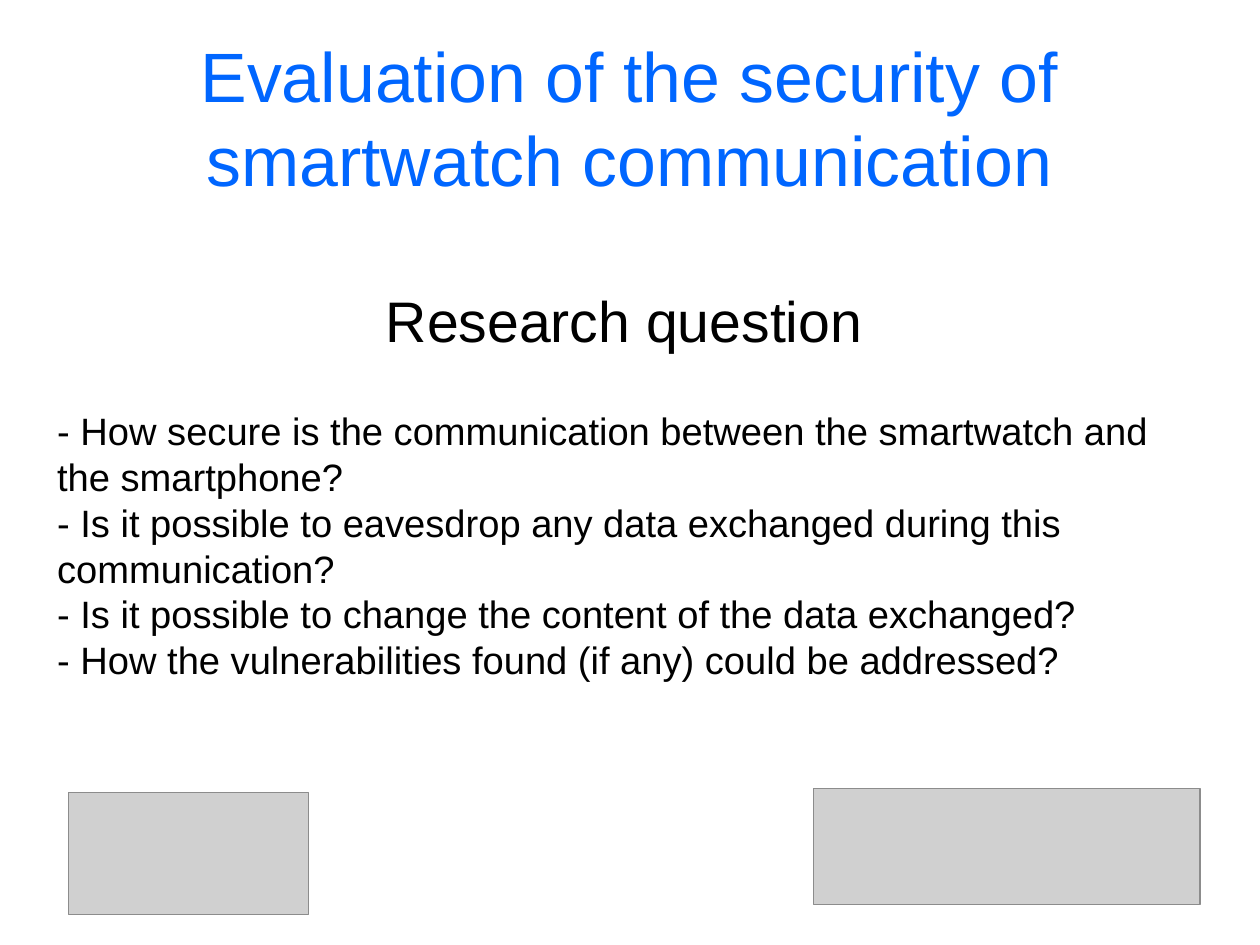
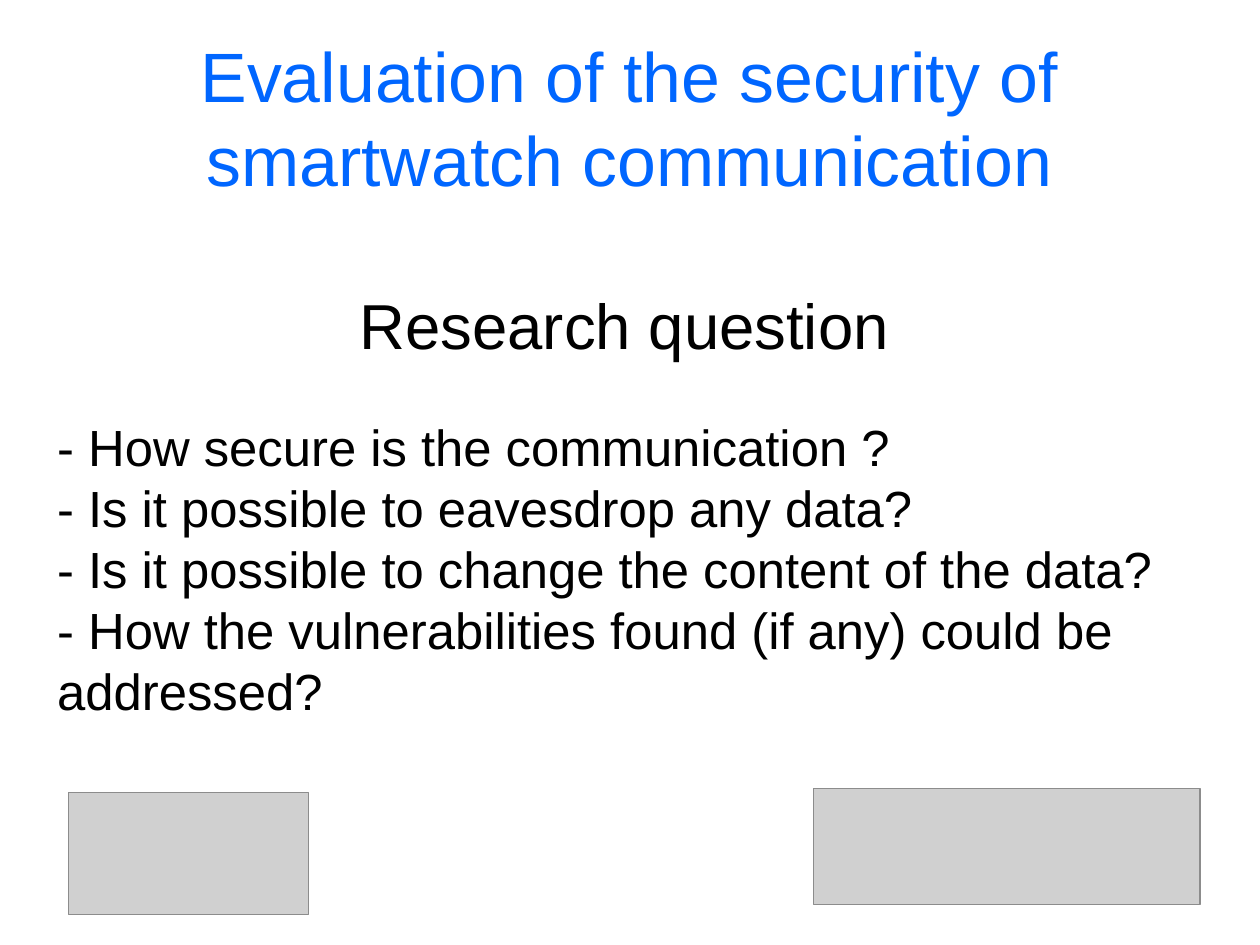
Before and after one commit to cheeseit/smartwatchers_report, a slide deck: slide 2 of presentation.odp (slide 3 before the commit). Drawn at 1260x945 pixels with LibreOffice and Linux fonts; fonts in the diff are those of the drawing; grey boxes stand for pictures. Boxes give left, top, right and bottom in pixels: in the first picture for what was removed or moved away, otherwise in the second. Text is boxed around its words. In the diff, an @@ line names an element or a change of style, - is before the commit and + after.

```diff
--- a/presentation.odp
+++ b/presentation.odp
@@ subtitle at (57, 303, 1112, 711): size 36 to 40 pt in "Research question"; size 24 to 32 pt in "- How the vulnerabilities found (if any) ..." @@
@@ subtitle at (88, 429, 1152, 598): text changed; size 24 to 32 pt @@
-- How secure is the communication between the smartwatch and the smartphone?
-- Is it possible to eavesdrop any data exchanged during this communication?
-- Is it possible to change the content of the data exchanged?
+- How secure is the communication ?
+- Is it possible to eavesdrop any data?
+- Is it possible to change the content of the data?
```
Also in this commit, not shown: 9 other slides changed, 3 slides added, 2 slides removed, 1 other file.
